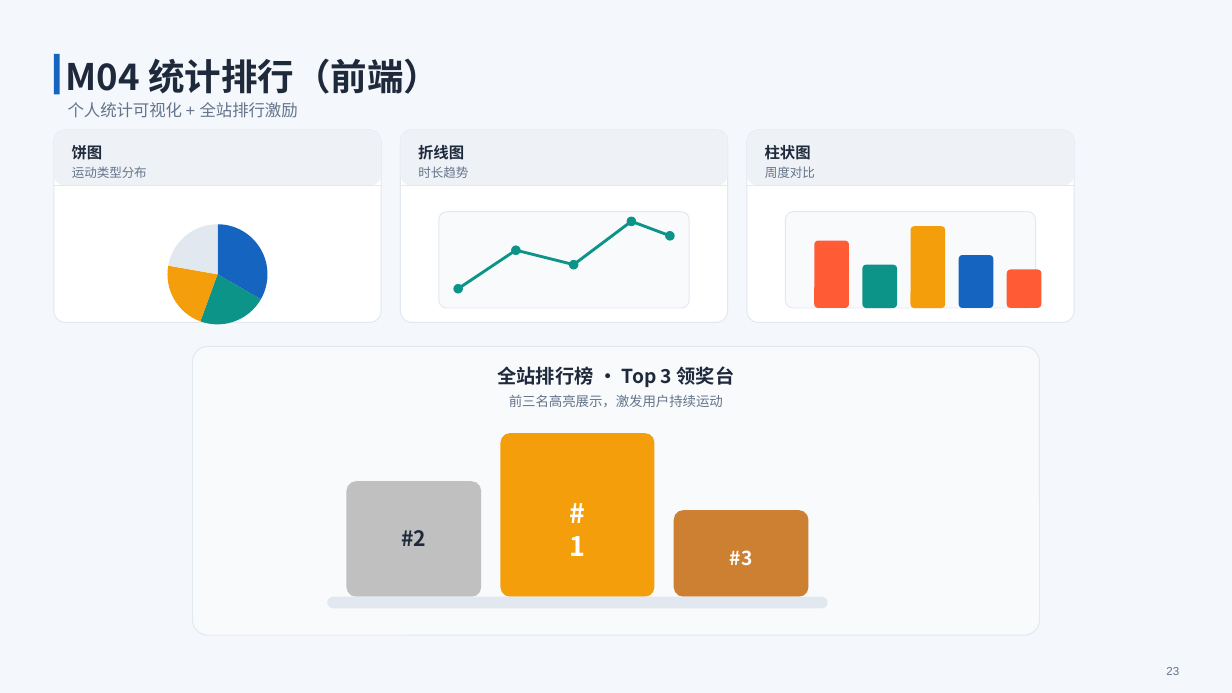
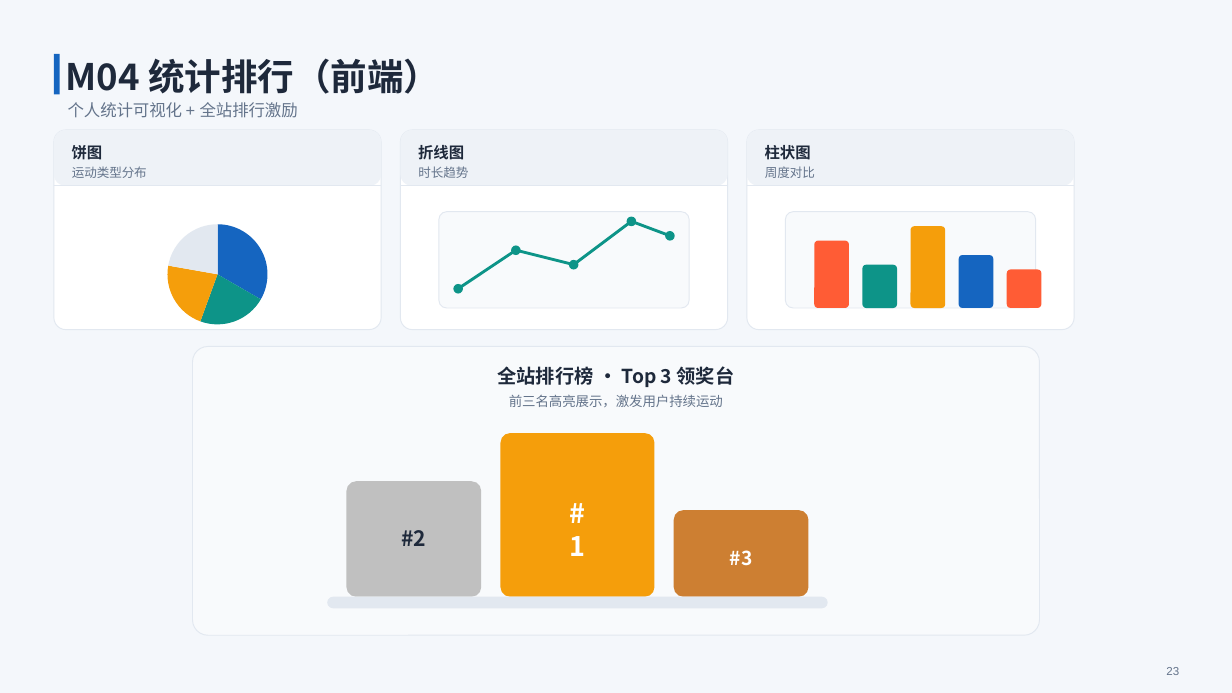
Before and after one commit to LDJ-creat/ExerciseRecord, a slide deck: slide 23 of docs/运动打卡系统答辩PPT.pptx. Drawn at 1232x693 pixels with LibreOffice and Linux fonts; fonts in the diff are those of the drawing. Boxes give left, top, right and bottom in pixels: in the first picture for what was removed or moved away, otherwise in the second. Text is boxed around its words. In the diff, an @@ line names an element or a change of style, - is before the commit and + after.

```diff
--- a/docs/运动打卡系统答辩PPT.pptx
+++ b/docs/运动打卡系统答辩PPT.pptx
@@ rounded rectangle: place and size @@
-rounded rectangle at [54, 130, 381, 323]
+rounded rectangle at [54, 130, 381, 330]
@@ rounded rectangle: place and size @@
-rounded rectangle at [400, 130, 727, 323]
+rounded rectangle at [400, 130, 727, 330]
@@ rounded rectangle: place and size @@
-rounded rectangle at [747, 130, 1074, 323]
+rounded rectangle at [747, 130, 1074, 330]
```
Also in this commit, not shown: 1 other slide changed, 2 other files.
